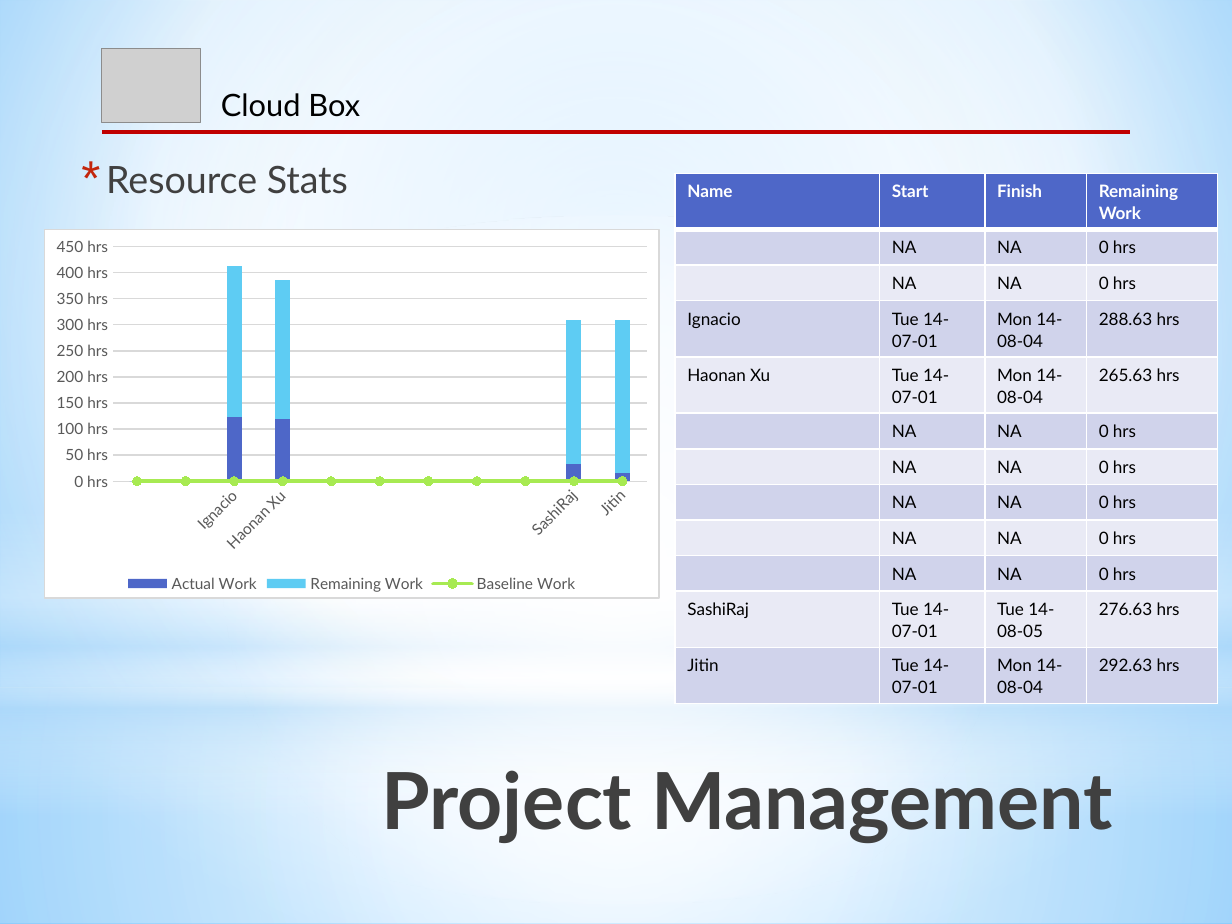
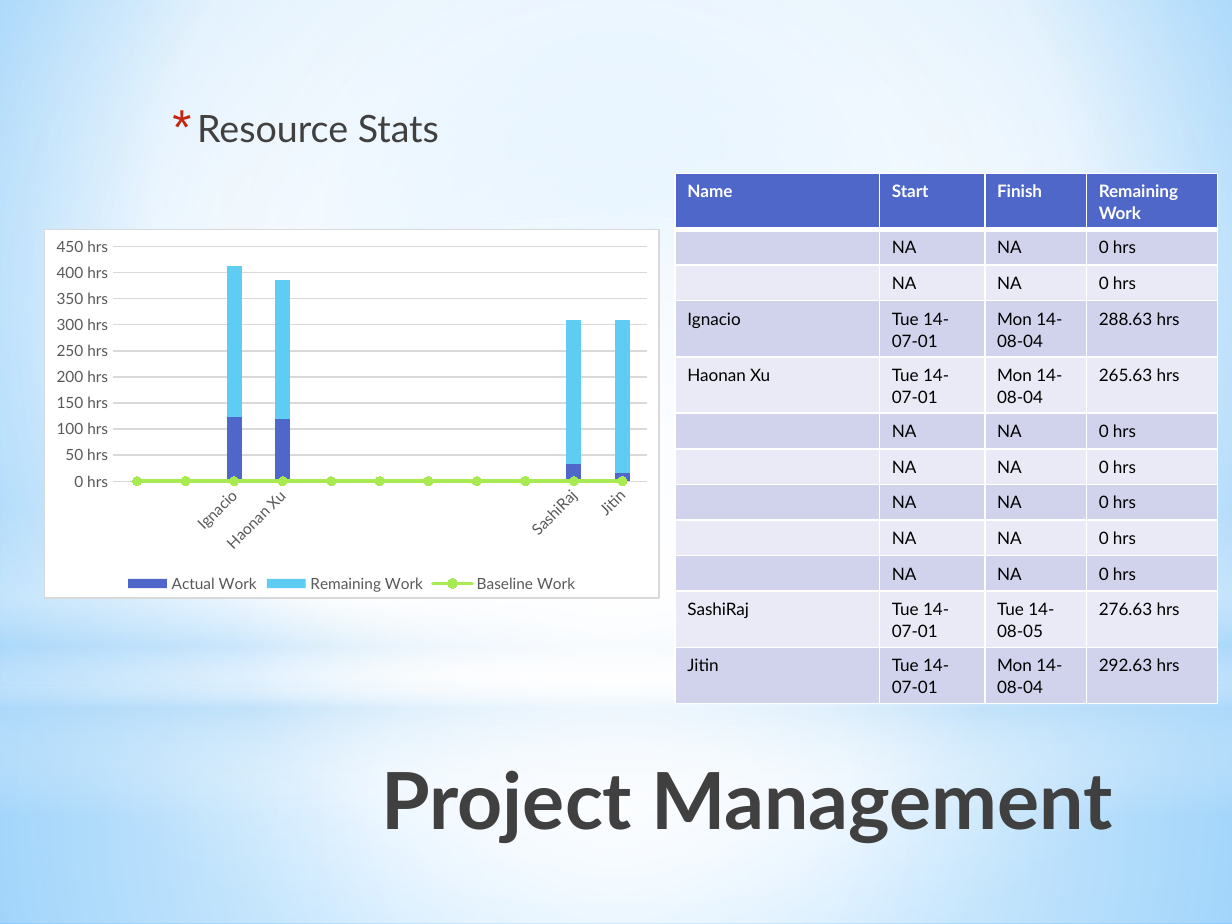
Before and after one commit to CICS525Project/DropboxImpl, a slide deck: slide 14 of Cloud Box_ppt.pptx. Drawn at 1232x924 pixels with LibreOffice and Linux fonts; fonts in the diff are those of the drawing; grey boxes stand for pictures. Boxes give left, top, right and bottom in pixels: in the first picture for what was removed or moved away, otherwise in the second. Text is boxed around its words. In the diff, an @@ line names an element or a change of style, - is before the commit and + after.

```diff
--- a/Cloud Box_ppt.pptx
+++ b/Cloud Box_ppt.pptx
@@ picture removed at box(102, 48, 201, 122) @@
@@ text "Resource Stats": place and size @@
-text "Resource Stats" at box(106, 165, 348, 194)
+text "Resource Stats" at box(197, 114, 439, 143)
@@ text removed at box(221, 93, 360, 117) @@
-Cloud Box
@@ line removed from (102, 132) to (1130, 132) @@
```
Also in this commit, not shown: 13 other slides changed.
